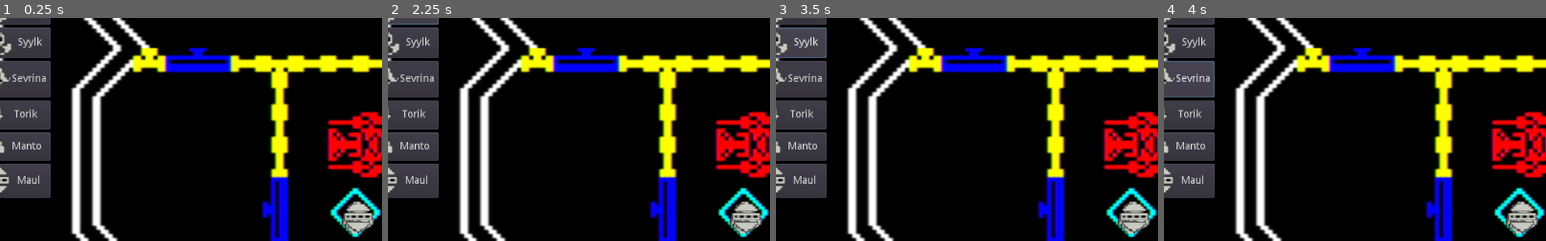
Above: before the commit, frames 1-4 (left to right).
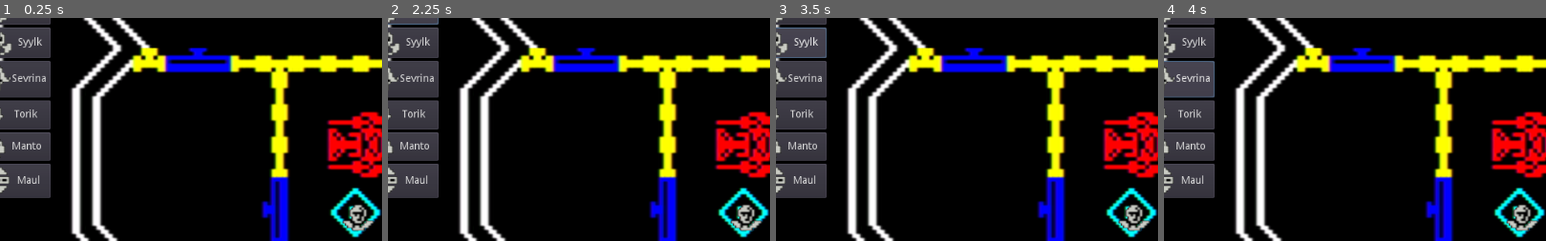
Above: after the commit, the same moments.

Repository: SteveSmith16384/AbandonedShip3
Game: Godot game, scene res://Main.tscn
Same seed, same stepped clock (60 frames per second), same inputs: the game is played once before the commit and once after it.
Inputs:
- Up to frame 1 (0.25 s): no input
- Up to frame 2 (2.25 s): click "Move" at 0.5 s; click "Pick Up" at 1.25 s; click "Zark" at 2 s
- Up to frame 3 (3.5 s): click "Syylk" at 2.75 s
- Up to frame 4 (4 s): click "Sevrina" at 3.5 s
The pictures show only the part of the screen within x 3-53%, y 5-55%; the shares and areas given below are measured in that part.

The runs differ from the first frame. In frame 1, 0.8% of the frame differs, in the area x 89-98%, y 82-97%; in frame 2, 0.8%; in frame 3, 0.8%; in frame 4, 0.8%.
Error after the commit: Invalid get index 'syylk' (on base: 'Dictionary'). (res://Main.gd:89)

Commit message:
Basic shooting

Diff:
--- a/src/Main.gd
+++ b/src/Main.gd
@@ -14,11 +14,11 @@
 	var start_pos = get_node("StartLocation")
 
 	var syylk = create_unit("zark", start_pos)
-	create_unit("syylk", start_pos)
-	create_unit("sevrina", start_pos)
-	create_unit("torik", start_pos)
-	create_unit("manto", start_pos)
-	create_unit("maul", start_pos)
+	#create_unit("syylk", start_pos)
+	#create_unit("sevrina", start_pos)
+	#create_unit("torik", start_pos)
+	#create_unit("manto", start_pos)
+	#create_unit("maul", start_pos)
 
 	selected_unit = syylk
 	pass
--- a/src/Main.tscn
+++ b/src/Main.tscn
@@ -6,8 +6,8 @@
 [ext_resource path="res://Main.gd" type="Script" id=4]
 [ext_resource path="res://entities/ShadowfireMapEntity.tscn" type="PackedScene" id=5]
 [ext_resource path="res://UnitSelector.tscn" type="PackedScene" id=6]
-[ext_resource path="res://CommandSelector.tscn" type="PackedScene" id=7]
-[ext_resource path="res://GameLog.tscn" type="PackedScene" id=8]
+[ext_resource path="res://gui/CommandSelector.tscn" type="PackedScene" id=7]
+[ext_resource path="res://gui/GameLog.tscn" type="PackedScene" id=8]
 [ext_resource path="res://systems/FogOfWarSystem.tscn" type="PackedScene" id=9]
 [ext_resource path="res://systems/ShootingSystem.tscn" type="PackedScene" id=10]
 [ext_resource path="res://systems/VoiceSystem.tscn" type="PackedScene" id=11]
--- /dev/null
+++ b/src/components/CanBeShotComponent.tscn
@@ -0,0 +1,10 @@
+[gd_scene load_steps=2 format=2]
+
+[sub_resource type="GDScript" id=1]
+script/source = "extends Component
+
+export var side : int
+"
+
+[node name="CanBeShotComponent" type="Node"]
+script = SubResource( 1 )
--- a/src/components/CanMoveComponent.gd
+++ b/src/components/CanMoveComponent.gd
@@ -1,8 +1,4 @@
-#class_name CanMoveComponent
+class_name CanMoveComponent
 extends Component
 
-var speed : int = 100
-
-#func _init(_speed):
-#	speed = _speed
-#	pass
+export var speed : int = 100
--- a/src/components/CanShootComponent.gd
+++ /dev/null
@@ -1 +0,0 @@
-extends Component
--- a/src/components/CanShootComponent.tscn
+++ /dev/null
@@ -1,6 +0,0 @@
-[gd_scene load_steps=2 format=2]
-
-[ext_resource path="res://components/CanShootComponent.gd" type="Script" id=1]
-
-[node name="CanShootComponent" type="Node2D"]
-script = ExtResource( 1 )
--- /dev/null
+++ b/src/components/isUnitComponent.gd
@@ -0,0 +1,8 @@
+extends Component
+
+# Is a unit, may be an enemy.  Can shoot and be shot at.
+
+export var side : int
+export var health : int = 100
+
+var current_target
--- /dev/null
+++ b/src/components/isUnitComponent.tscn
@@ -0,0 +1,6 @@
+[gd_scene load_steps=2 format=2]
+
+[ext_resource path="res://components/isUnitComponent.gd" type="Script" id=1]
+
+[node name="IsUnitComponent" type="Node2D"]
+script = ExtResource( 1 )
--- a/src/entities/EnemyEntity.tscn
+++ b/src/entities/EnemyEntity.tscn
@@ -1,9 +1,10 @@
-[gd_scene load_steps=6 format=2]
+[gd_scene load_steps=7 format=2]
 
 [ext_resource path="res://assets/sprites/churl.png" type="Texture" id=1]
 [ext_resource path="res://entities/EnemyEntity.gd" type="Script" id=2]
 [ext_resource path="res://components/IsHiddenComponent.tscn" type="PackedScene" id=3]
 [ext_resource path="res://components/CanMoveComponent.tscn" type="PackedScene" id=4]
+[ext_resource path="res://components/isUnitComponent.tscn" type="PackedScene" id=5]
 
 [sub_resource type="CircleShape2D" id=1]
 radius = 20.9816
@@ -11,6 +12,9 @@
 [node name="EnemyEntity" type="KinematicBody2D"]
 scale = Vector2( 0.5, 0.5 )
 script = ExtResource( 2 )
+__meta__ = {
+"_editor_description_": "Enemy unit"
+}
 
 [node name="CollisionShape2D" type="CollisionShape2D" parent="."]
 scale = Vector2( 2.04, 1.96 )
@@ -24,3 +28,6 @@
 [node name="IsHiddenComponent" parent="Components" instance=ExtResource( 3 )]
 
 [node name="CanMoveComponent" parent="Components" instance=ExtResource( 4 )]
+
+[node name="IsUnitComponent" parent="Components" instance=ExtResource( 5 )]
+side = 2
--- a/src/entities/ShadowfireMapEntity.tscn
+++ b/src/entities/ShadowfireMapEntity.tscn
@@ -9,6 +9,10 @@
 extents = Vector2( 80.277, 156.552 )
 
 [node name="ShadowfireMapEntity" type="Node2D"]
+__meta__ = {
+"_editor_description_": "Shadowfire Map
+"
+}
 
 [node name="Sprite" type="Sprite" parent="."]
 texture = ExtResource( 1 )
--- a/src/entities/UnitEntity.tscn
+++ b/src/entities/UnitEntity.tscn
@@ -6,12 +6,17 @@
 [ext_resource path="res://components/DestinationComponent.tscn" type="PackedScene" id=4]
 [ext_resource path="res://components/CanMoveComponent.tscn" type="PackedScene" id=5]
 [ext_resource path="res://components/HasVoiceComponent.tscn" type="PackedScene" id=6]
+[ext_resource path="res://components/isUnitComponent.tscn" type="PackedScene" id=7]
 
 [sub_resource type="CircleShape2D" id=1]
 radius = 19.3456
 
 [node name="UnitEntity" type="KinematicBody2D"]
 script = ExtResource( 1 )
+__meta__ = {
+"_editor_description_": "Players Unit
+"
+}
 
 [node name="CollisionShape2D" type="CollisionShape2D" parent="."]
 shape = SubResource( 1 )
@@ -26,6 +31,9 @@
 
 [node name="HasVoiceComponent" parent="Components" instance=ExtResource( 6 )]
 
+[node name="IsUnitComponent" parent="Components" instance=ExtResource( 7 )]
+side = 1
+
 [node name="Sprite" type="Sprite" parent="."]
 texture = ExtResource( 2 )
 [connection signal="input_event" from="." to="Components/SelectableComponent" method="_on_UnitEntity_input_event"]
--- /dev/null
+++ b/src/gui/UnitSelectorButton.gd
@@ -0,0 +1,7 @@
+extends Button
+
+
+
+func _on_UnitSelectorButton_pressed():
+	# todo
+	pass # Replace with function body.
--- /dev/null
+++ b/src/gui/UnitSelectorButton.tscn
@@ -0,0 +1,14 @@
+[gd_scene load_steps=2 format=2]
+
+[ext_resource path="res://gui/UnitSelectorButton.gd" type="Script" id=1]
+
+[node name="UnitSelectorButton" type="Button"]
+margin_right = 12.0
+margin_bottom = 20.0
+script = ExtResource( 1 )
+__meta__ = {
+"_edit_use_anchors_": false
+}
+
+[node name="Timer" type="Timer" parent="."]
+[connection signal="pressed" from="." to="." method="_on_UnitSelectorButton_pressed"]
--- a/src/project.godot
+++ b/src/project.godot
@@ -9,6 +9,11 @@
 config_version=4
 
 _global_script_classes=[ {
+"base": "Component",
+"class": "CanMoveComponent",
+"language": "GDScript",
+"path": "res://components/CanMoveComponent.gd"
+}, {
 "base": "Node",
 "class": "Component",
 "language": "GDScript",
@@ -18,6 +23,11 @@
 "class": "Entity",
 "language": "GDScript",
 "path": "res://gs_ecs/entity.gd"
+}, {
+"base": "System",
+"class": "FogOfWarSystem",
+"language": "GDScript",
+"path": "res://systems/FogOfWarSystem.gd"
 }, {
 "base": "Node",
 "class": "Group",
@@ -29,16 +39,24 @@
 "language": "GDScript",
 "path": "res://components/SelectableComponent.gd"
 }, {
+"base": "System",
+"class": "ShootingSystem",
+"language": "GDScript",
+"path": "res://systems/ShootingSystem.gd"
+}, {
 "base": "Node",
 "class": "System",
 "language": "GDScript",
 "path": "res://gs_ecs/system.gd"
 } ]
 _global_script_class_icons={
+"CanMoveComponent": "",
 "Component": "",
 "Entity": "",
+"FogOfWarSystem": "",
 "Group": "",
 "SelectableComponent": "",
+"ShootingSystem": "",
 "System": ""
 }
 
--- a/src/systems/FogOfWarSystem.gd
+++ b/src/systems/FogOfWarSystem.gd
@@ -1,3 +1,4 @@
+class_name FogOfWarSystem
 extends System
 
 func on_process_entity(entity : Entity, delta: float):
@@ -15,6 +16,17 @@
 	for unit in main.units.values():
 		var result = check_can_see(enemy, unit, main, space_state)
 		if result:
+			# Stop moving
+			var dc = ECS.entity_get_component(unit.id, "destinationcomponent")
+			if dc:
+				dc.has_destination = false
+
+			# Voice
+			if enemy.get_node("Sprite").visible == false:
+				if ECS.entity_has_component(unit.id, "hasvoicecomponent"):
+					var hvc = ECS.entity_get_component(unit.id, "hasvoicecomponent")
+					hvc.to_play = 3
+
 			enemy.get_node("Sprite").visible = true
 			break;
 
--- a/src/systems/MoveToDestinationSystem.gd
+++ b/src/systems/MoveToDestinationSystem.gd
@@ -8,7 +8,6 @@
 			var s = ECS.entity_get_component(entity.id, "canmovecomponent")
 			var velocity = (c.destination - entity.position).normalized() * s.speed
 			var new_velocity = entity.move_and_slide(velocity)
-			#c.has_destination = false
 		else:
 			c.has_destination = false
 	pass
--- a/src/systems/ShootingSystem.gd
+++ b/src/systems/ShootingSystem.gd
@@ -1,6 +1,45 @@
+class_name ShootingSystem
 extends System
 
+# todo - only check every so often
 func on_process_entity(entity : Entity, delta: float):
-	#var c = ECS.entity_get_component(entity.id, "destinationcomponent")
+	var main = get_tree().get_root().get_node("Main")
+	var space_rid = main.get_world_2d().space
+	var space_state = Physics2DServer.space_get_direct_state(space_rid)
 
+	var cbs = ECS.entity_get_component(entity.id, "isunitcomponent")
+	if cbs.current_target != null:
+		if is_valid_target(entity, cbs.current_target, main, space_state):
+			shoot_at(entity, cbs.current_target)
+		else:
+			cbs.current_target = null
+	else:
+		cbs.current_target = check_for_targets(entity, main, space_state)
 	pass
+
+
+func check_for_targets(shooter, main, space_state):
+	for target_id in ECS.component_entities["isunitcomponent"]:
+		var target = ECS.entities[target_id]
+		#if target != shooter:
+		if is_valid_target(shooter, target, main, space_state):
+			return target
+			#shoot_at(shooter, target)
+			pass
+	return null
+
+
+func is_valid_target(shooter, target, main, space_state):
+	var scbs = ECS.entity_get_component(shooter.id, "isunitcomponent")
+	var tcbs = ECS.entity_get_component(target.id, "isunitcomponent")
+	if scbs.side == tcbs.side:
+		return false
+
+	var result = space_state.intersect_ray(shooter.position, target.position, [target])
+	return result.size() == 0
+	# todo - check distance
+
+
+func shoot_at(shooter, target):
+	# todo
+	pass
--- a/src/systems/ShootingSystem.tscn
+++ b/src/systems/ShootingSystem.tscn
@@ -4,4 +4,4 @@
 
 [node name="ShootingSystem" type="Node2D"]
 script = ExtResource( 1 )
-COMPONENTS = "CanShootComponent"
+COMPONENTS = "IsUnitComponent"
Not shown: 1 places in src/entities/UnitEntity.tscn that only renumber resources
Renamed: src/CommandSelector.tscn -> src/gui/CommandSelector.tscn
Renamed: src/GameLog.tscn -> src/gui/GameLog.tscn
